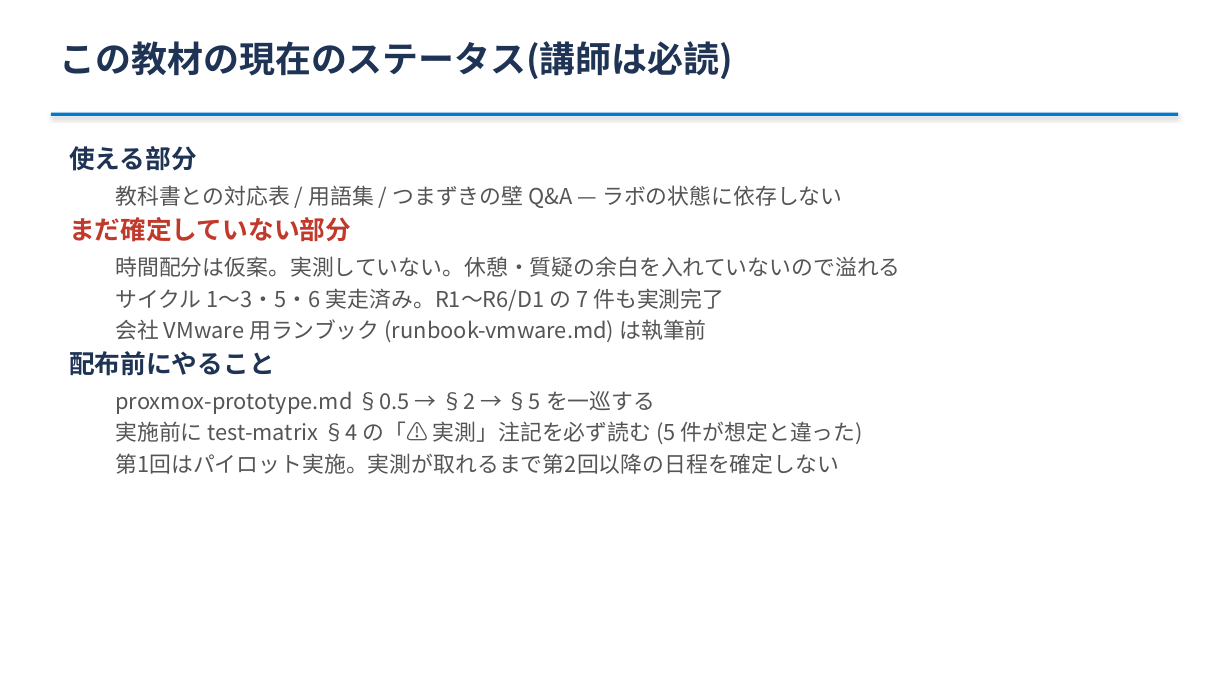
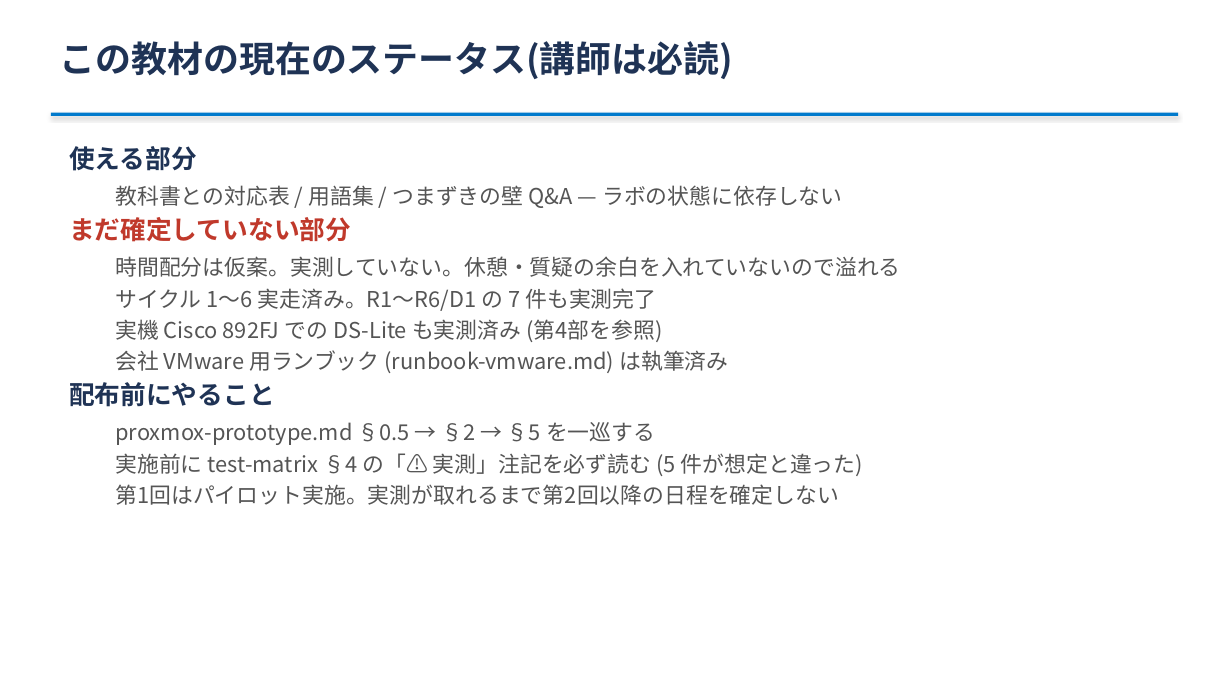
Before and after one commit to ginchankawaii/claude-code-book-template, a slide deck: slide 3 of docs/ipoe-lab/slides/toranomaki.pptx. Drawn at 1232x693 pixels with LibreOffice and Linux fonts; fonts in the diff are those of the drawing. Boxes give left, top, right and bottom in pixels: in the first picture for what was removed or moved away, otherwise in the second. Text is boxed around its words. In the diff, an @@ line names an element or a change of style, - is before the commit and + after.

```diff
--- a/docs/ipoe-lab/slides/toranomaki.pptx
+++ b/docs/ipoe-lab/slides/toranomaki.pptx
@@ text at <box>115,288,728,373</box>: text changed @@
-  サイクル 1〜3・5・6 実走済み。R1〜R6/D1 の 7 件も実測完了
-  会社 VMware 用ランブック (runbook-vmware.md) は執筆前
+  サイクル 1〜6 実走済み。R1〜R6/D1 の 7 件も実測完了
+  実機 Cisco 892FJ での DS-Lite も実測済み (第4部を参照)
+  会社 VMware 用ランブック (runbook-vmware.md) は執筆済み
```
Also in this commit, not shown: 1 other slide changed, 26 slides added, 3 other files.
